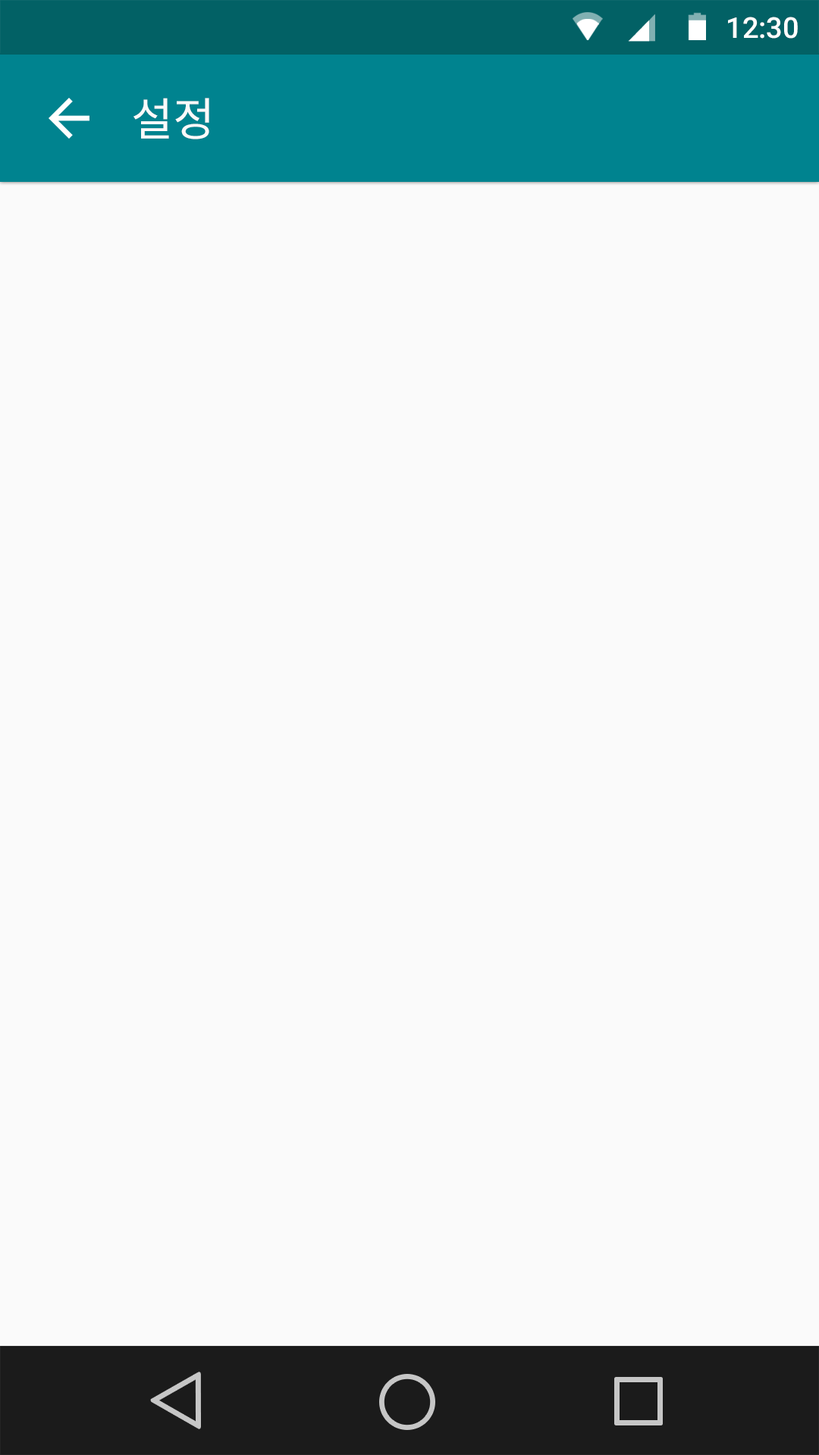
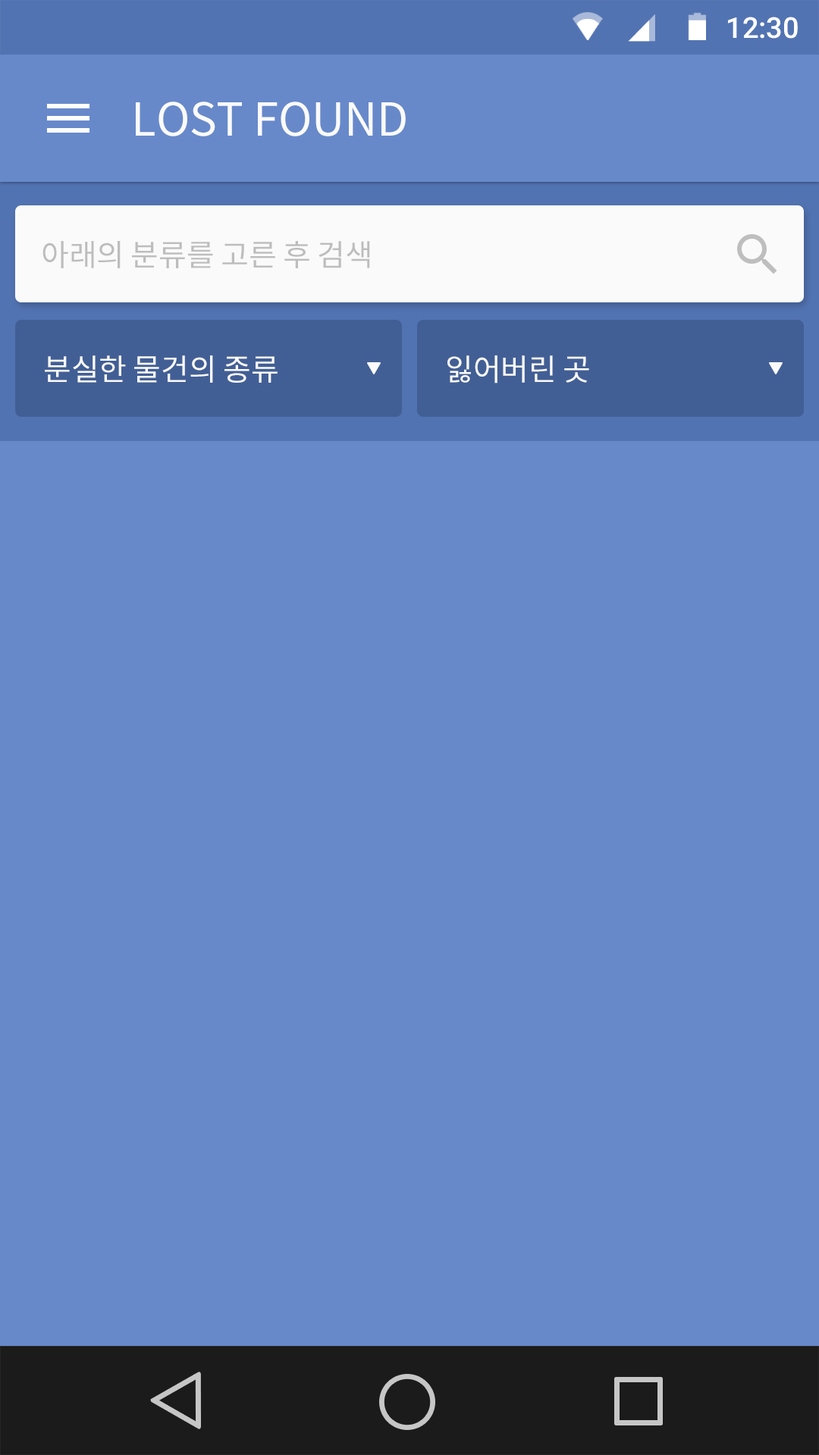
Two versions of the same layered image (819x1455). Layer-by-layer changes:
removed layer "레이어 16" from group "그룹 2" over (48, 97, 90, 139)
added group "MENU" with 1 layers in group "Action Bar" over (46, 103, 90, 133)
added layer "레이어 12" in group "MENU" over (46, 103, 90, 133)
renamed "설정" to "LOST FOUND", painted on it over (133, 97, 406, 140)
added layer "사각형 1" in group "Email" over (0, 441, 819, 1347)
added group "searchplace" with 13 layers in group "Email" over (0, 181, 819, 442)
added group "lostplace" with 3 layers in group "searchplace" over (416, 319, 804, 417)
added layer "모양 1" (1st of 2, in "Email" › "searchplace" › "lostplace") in group "lostplace" over (768, 362, 783, 375)
added layer "잃어버린 곳" in group "lostplace" over (447, 355, 589, 384)
added layer "Search Box" (1st of 4, in "Email" › "searchplace" › "lostplace") in group "lostplace" over (416, 319, 804, 417)
added group "thingsbox" with 3 layers in group "searchplace" over (15, 319, 402, 417)
added layer "모양 1" (2nd of 2, in "Email" › "searchplace" › "thingsbox") in group "thingsbox" over (366, 362, 381, 375)
added layer "분실한 물건의 종류" in group "thingsbox" over (44, 355, 278, 383)
added layer "Search Box" (2nd of 4, in "Email" › "searchplace" › "thingsbox") in group "thingsbox" over (15, 319, 402, 417)
added group "Search Box" (3rd of 4, in "Email" › "searchplace") with 3 layers in group "searchplace" over (15, 205, 804, 303)
added layer "search icon" in group "Search Box" over (736, 234, 777, 275)
added layer "아래의 분류를 고른 후 검색" in group "Search Box" over (42, 241, 370, 269)
added layer "Search Box" (4th of 4, in "Email" › "searchplace" › "Search Box") in group "Search Box" over (15, 205, 804, 303)
added layer "background" in group "searchplace" over (0, 181, 819, 442)
